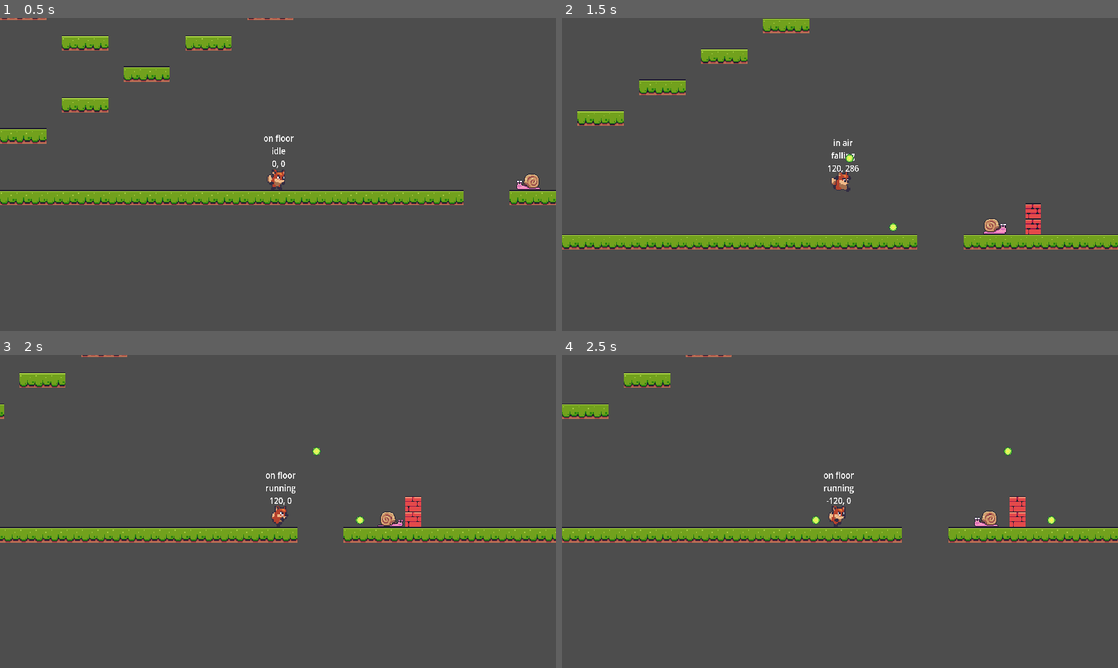
Above: before the commit, frames 1-4 (two rows, left to right).
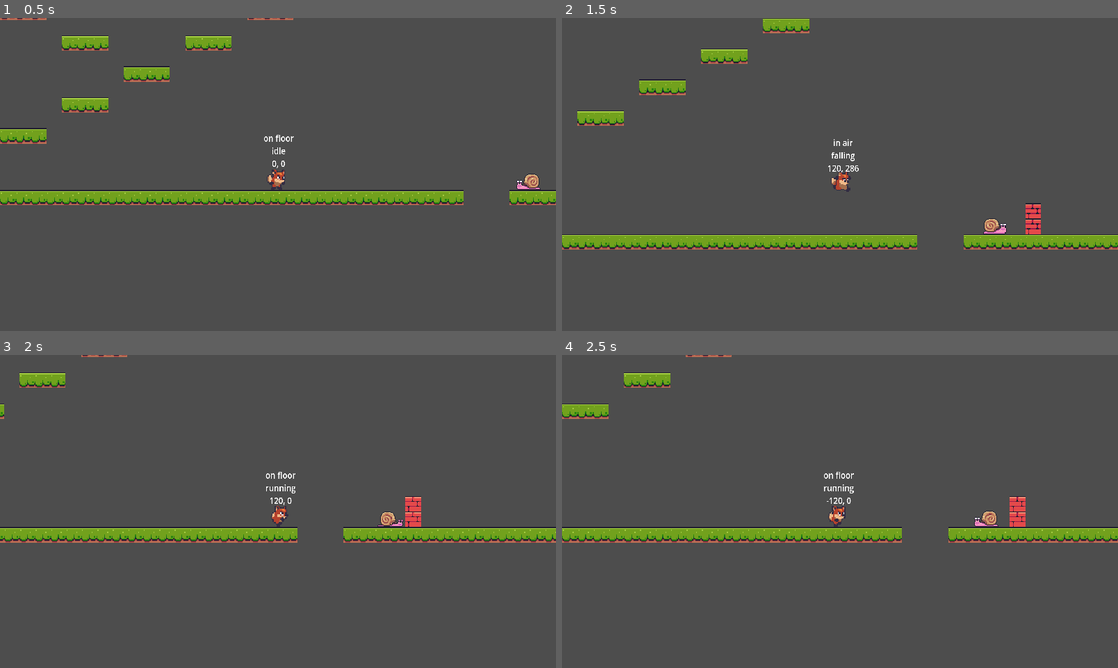
Above: after the commit, the same moments.

Repository: fj0lverkr/FoxAntics
Game: Godot game, scene res://scenes/level_base/level_base.tscn
Same seed, same stepped clock (60 frames per second), same inputs: the game is played once before the commit and once after it. The project has no main scene, so this scene is started directly.
Inputs (mouse positions are in pixels of both pictures, inside the frame that each line leads up to):
- Up to frame 1 (0.5 s): no input
- Up to frame 2 (1.5 s): move the mouse to (962, 158) at 0.52 s; hold D (right) from 0.53 s (still down); click (962, 158) at 0.6 s; tap W (up) at 0.77 s; move the mouse to (728, 190) at 1.27 s; click (728, 190) at 1.35 s
- Up to frame 3 (2 s): keep holding D (right); tap W (up) at 1.52 s
- Up to frame 4 (2.5 s): move the mouse to (895, 442) at 2.02 s; release D (right) at 2.03 s; hold A (left) from 2.03 s (still down); click (895, 442) at 2.1 s

Frame 1 is identical in both runs. In frame 2, less than 0.1% of the frame differs, in the area x 51-61%, y 43-69%; in frame 3, less than 0.1%; in frame 4, 0.1%, in the area x 44-89%, y 29-55%.
Error after the commit: Trying to assign value of type 'Area2D' to a variable of type 'bullet_base.gd'. (res://singletons/object_maker.gd:19)

Commit message:
Kill enemies when hit by bullet

Diff:
--- a/scenes/bullets/enemy_bullet/enemy_bullet.gd
+++ /dev/null
@@ -1 +0,0 @@
-extends Bullet
--- a/scenes/bullets/enemy_bullet/enemy_bullet.tscn
+++ b/scenes/bullets/enemy_bullet/enemy_bullet.tscn
@@ -1,12 +1,12 @@
-[gd_scene load_steps=4 format=3 uid="uid://bh7jobgxg4nsp"]
+[gd_scene load_steps=3 format=3 uid="uid://bh7jobgxg4nsp"]
 
 [ext_resource type="PackedScene" uid="uid://c66noj457lc0e" path="res://scenes/bullets/bullet_base/bullet_base.tscn" id="1_swnce"]
 [ext_resource type="Texture2D" uid="uid://dc2xcopnshux2" path="res://assets/items/bullet2.png" id="2_e33u2"]
-[ext_resource type="Script" path="res://scenes/bullets/enemy_bullet/enemy_bullet.gd" id="2_vmo7c"]
 
 [node name="EnemyBullet" instance=ExtResource("1_swnce")]
 collision_layer = 16
-script = ExtResource("2_vmo7c")
+collision_mask = 2
+script = null
 
 [node name="Sprite2D" parent="." index="0"]
 texture = ExtResource("2_e33u2")
--- a/scenes/bullets/player_bullet/player_bullet.gd
+++ /dev/null
@@ -1 +0,0 @@
-extends Bullet
--- a/scenes/bullets/player_bullet/player_bullet.tscn
+++ b/scenes/bullets/player_bullet/player_bullet.tscn
@@ -1,8 +1,8 @@
-[gd_scene load_steps=3 format=3 uid="uid://btlytw35w0vtx"]
+[gd_scene load_steps=2 format=3 uid="uid://btlytw35w0vtx"]
 
 [ext_resource type="PackedScene" uid="uid://c66noj457lc0e" path="res://scenes/bullets/bullet_base/bullet_base.tscn" id="1_gxl1h"]
-[ext_resource type="Script" path="res://scenes/bullets/player_bullet/player_bullet.gd" id="2_mrvf8"]
 
 [node name="PlayerBullet" instance=ExtResource("1_gxl1h")]
 collision_layer = 8
-script = ExtResource("2_mrvf8")
+collision_mask = 4
+script = null
--- a/scenes/enemies/base_enemy/base_enemy.gd
+++ b/scenes/enemies/base_enemy/base_enemy.gd
@@ -33,6 +33,7 @@
 	SignalBus.on_enemy_hit.emit(points, global_position)
 	set_physics_process(false)
 	hide()
+	ObjectMaker.create_explosion(global_position)
 	queue_free()
 
 func _on_screen_entered() -> void:
@@ -42,5 +43,5 @@
 	pass # To verride.
 
 
-func _on_hit_box_area_entered(area: Area2D) -> void:
-	print("Enemy hitbox hit by %s" % area)
+func _on_hit_box_area_entered(_area: Area2D) -> void:
+	_die()
--- /dev/null
+++ b/scenes/enemy_explosion/enemy_explosion.gd
@@ -0,0 +1,6 @@
+extends AnimatedSprite2D
+
+class_name EnemyExplosion
+
+func _on_animation_finished() -> void:
+	queue_free()
--- /dev/null
+++ b/scenes/enemy_explosion/enemy_explosion.tscn
@@ -0,0 +1,69 @@
+[gd_scene load_steps=11 format=3 uid="uid://dbgvdpkaeaql6"]
+
+[ext_resource type="Texture2D" uid="uid://dv1cmligmvxh" path="res://assets/explosion/enemy-deadth.png" id="1_jdny3"]
+[ext_resource type="Script" path="res://scenes/enemy_explosion/enemy_explosion.gd" id="2_0ql26"]
+[ext_resource type="AudioStream" uid="uid://davwrv2oi6j2p" path="res://assets/sound/impact.wav" id="3_y7xb1"]
+
+[sub_resource type="AtlasTexture" id="AtlasTexture_e6hkd"]
+atlas = ExtResource("1_jdny3")
+region = Rect2(0, 0, 40, 41)
+
+[sub_resource type="AtlasTexture" id="AtlasTexture_pwd55"]
+atlas = ExtResource("1_jdny3")
+region = Rect2(40, 0, 40, 41)
+
+[sub_resource type="AtlasTexture" id="AtlasTexture_dm7t3"]
+atlas = ExtResource("1_jdny3")
+region = Rect2(80, 0, 40, 41)
+
+[sub_resource type="AtlasTexture" id="AtlasTexture_0tltx"]
+atlas = ExtResource("1_jdny3")
+region = Rect2(120, 0, 40, 41)
+
+[sub_resource type="AtlasTexture" id="AtlasTexture_mmmaq"]
+atlas = ExtResource("1_jdny3")
+region = Rect2(160, 0, 40, 41)
+
+[sub_resource type="AtlasTexture" id="AtlasTexture_vhjll"]
+atlas = ExtResource("1_jdny3")
+region = Rect2(200, 0, 40, 41)
+
+[sub_resource type="SpriteFrames" id="SpriteFrames_jij1x"]
+animations = [{
+"frames": [{
+"duration": 1.0,
+"texture": SubResource("AtlasTexture_e6hkd")
+}, {
+"duration": 1.0,
+"texture": SubResource("AtlasTexture_pwd55")
+}, {
+"duration": 1.0,
+"texture": SubResource("AtlasTexture_dm7t3")
+}, {
+"duration": 1.0,
+"texture": SubResource("AtlasTexture_0tltx")
+}, {
+"duration": 1.0,
+"texture": SubResource("AtlasTexture_mmmaq")
+}, {
+"duration": 1.0,
+"texture": SubResource("AtlasTexture_vhjll")
+}],
+"loop": false,
+"name": &"explosion",
+"speed": 10.0
+}]
+
+[node name="EnemyExplosion" type="AnimatedSprite2D"]
+sprite_frames = SubResource("SpriteFrames_jij1x")
+animation = &"explosion"
+autoplay = "explosion"
+frame = 5
+frame_progress = 1.0
+script = ExtResource("2_0ql26")
+
+[node name="Sound" type="AudioStreamPlayer2D" parent="."]
+stream = ExtResource("3_y7xb1")
+autoplay = true
+
+[connection signal="animation_finished" from="." to="." method="_on_animation_finished"]
--- a/singletons/object_maker.gd
+++ b/singletons/object_maker.gd
@@ -6,6 +6,8 @@
 	BULLET.PLAYER: preload("res://scenes/bullets/player_bullet/player_bullet.tscn"),
 	BULLET.ENEMY: preload("res://scenes/bullets/enemy_bullet/enemy_bullet.tscn")
 }
+
+const EXPLOSION: PackedScene = preload("res://scenes/enemy_explosion/enemy_explosion.tscn")
 
 func _add_child(child: Node) -> void:
 	get_tree().root.add_child(child)
@@ -18,3 +20,8 @@
 	new_bullet.setup(direction, life_span, speed)
 	new_bullet.global_position = position
 	_call_add_child(new_bullet)
+
+func create_explosion(position: Vector2) -> void:
+	var new_explosion: EnemyExplosion = EXPLOSION.instantiate()
+	new_explosion.global_position = position
+	_call_add_child(new_explosion)
